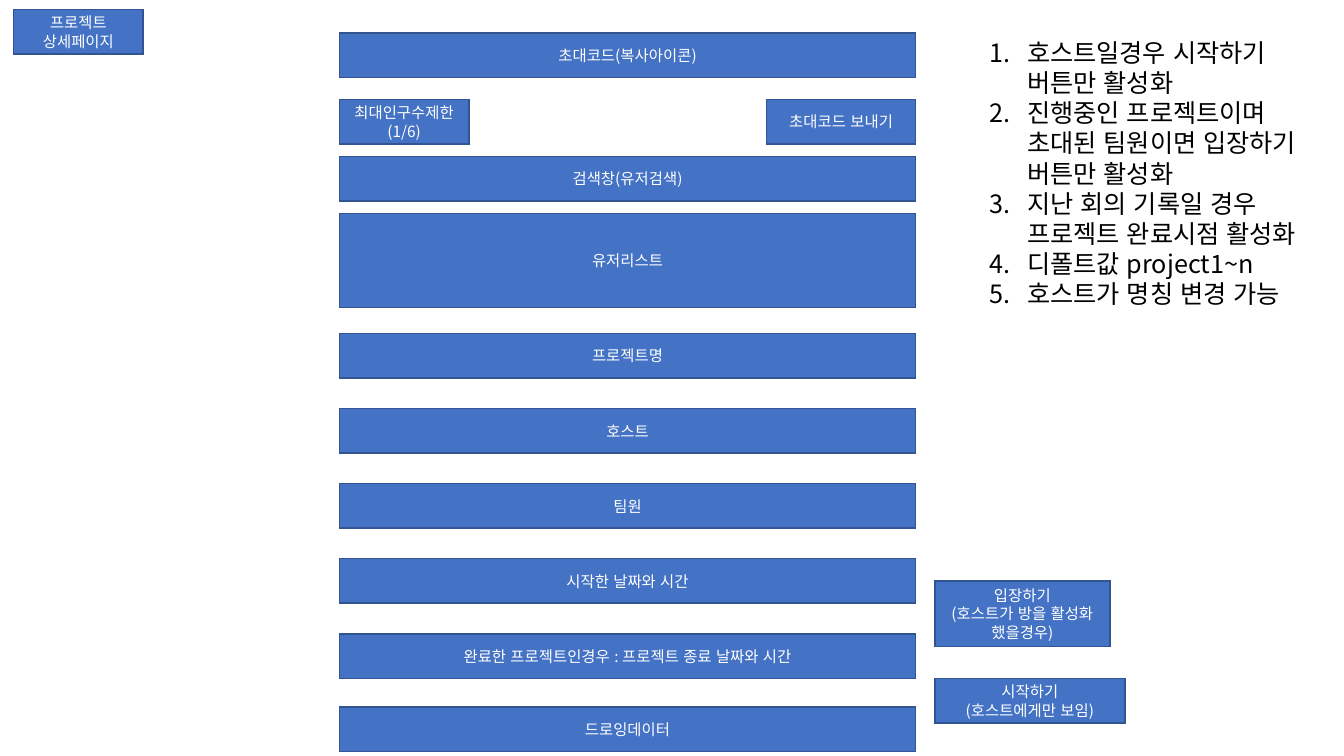
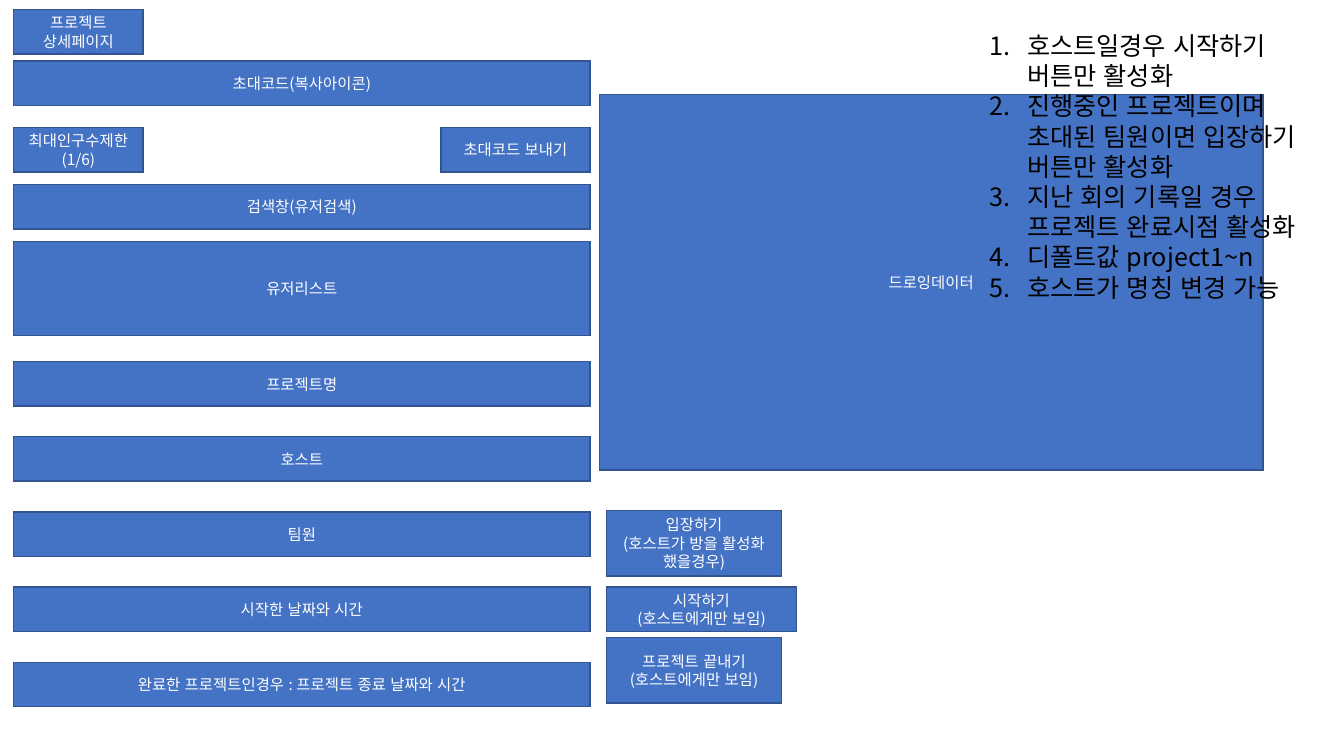
Before and after one commit to JongHoonJang/DEMEET, a slide deck: slide 7 of STUDY/jang/components.pptx. Drawn at 1344x756 pixels with LibreOffice and Linux fonts; fonts in the diff are those of the drawing. Boxes give left, top, right and bottom in pixels: in the first picture for what was removed or moved away, otherwise in the second. Text is boxed around its words. In the diff, an @@ line names an element or a change of style, - is before the commit and + after.

```diff
--- a/STUDY/jang/components.pptx
+++ b/STUDY/jang/components.pptx
@@ text "호스트일경우 시작하기 버튼만 활성화" rewrapped from box(1027, 41, 1297, 305) to box(1027, 34, 1297, 303) @@
@@ rectangle "드로잉데이터": place and size @@
-rectangle "드로잉데이터" at box(340, 707, 917, 751)
+rectangle "드로잉데이터" at box(600, 95, 1263, 471)
@@ 10 rectangles: place and size @@
-10 rectangles at box(340, 33, 917, 679)
+10 rectangles at box(14, 62, 591, 707)
@@ rectangle "입장하기": place and size @@
-rectangle "입장하기" at box(936, 581, 1111, 646)
+rectangle "입장하기" at box(607, 510, 782, 576)
@@ rectangle "시작하기": place and size @@
-rectangle "시작하기" at box(936, 679, 1125, 723)
+rectangle "시작하기" at box(607, 587, 797, 631)
@@ rectangle added at box(607, 637, 782, 703), fill #4472C4, outline #325491 1 pt, 11 pt, text #FFFFFF @@
+프로젝트 끝내기
+(호스트에게만 보임)
```
Also in this commit, not shown: 4 other slides changed, 12 slides added, 1 other file.
